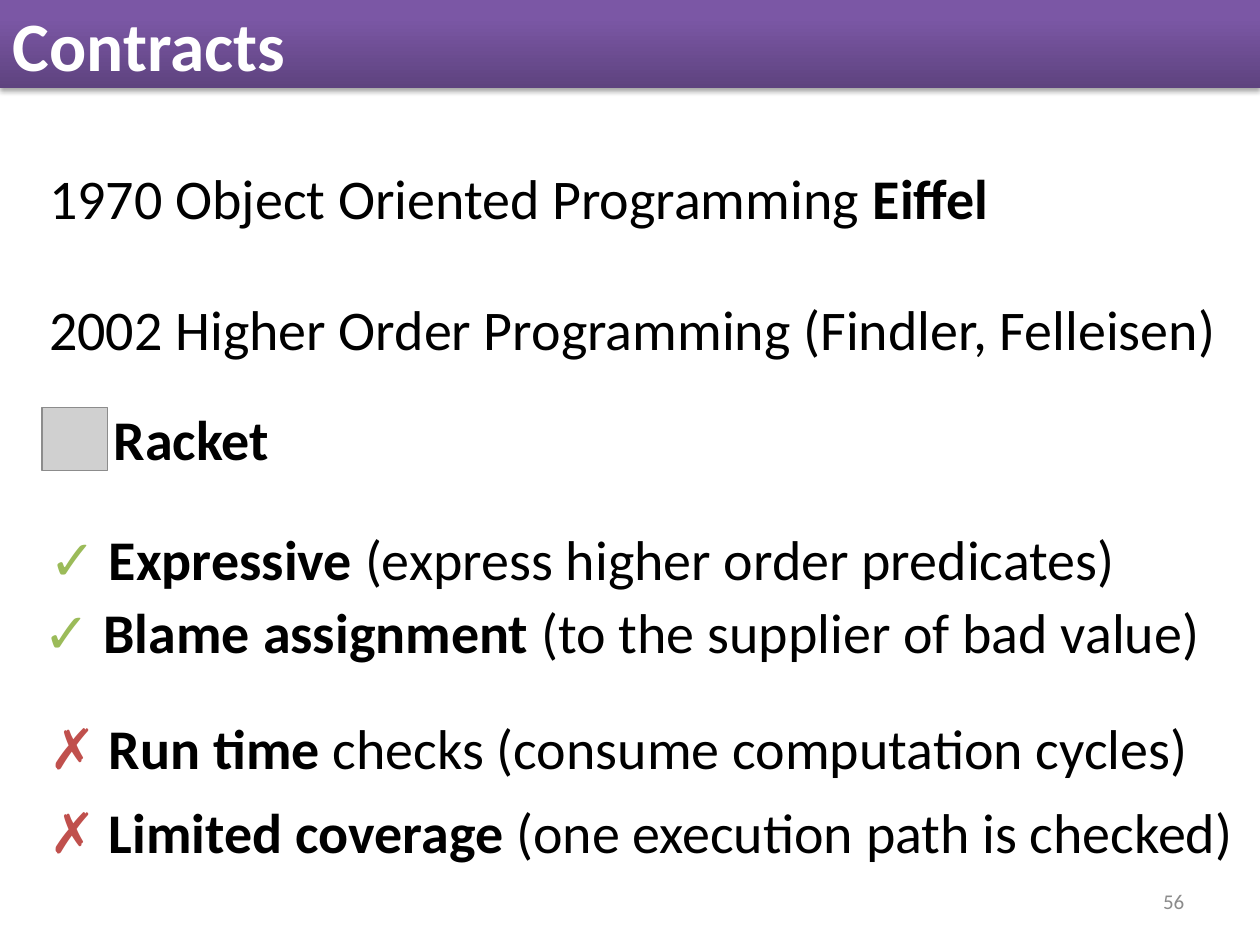
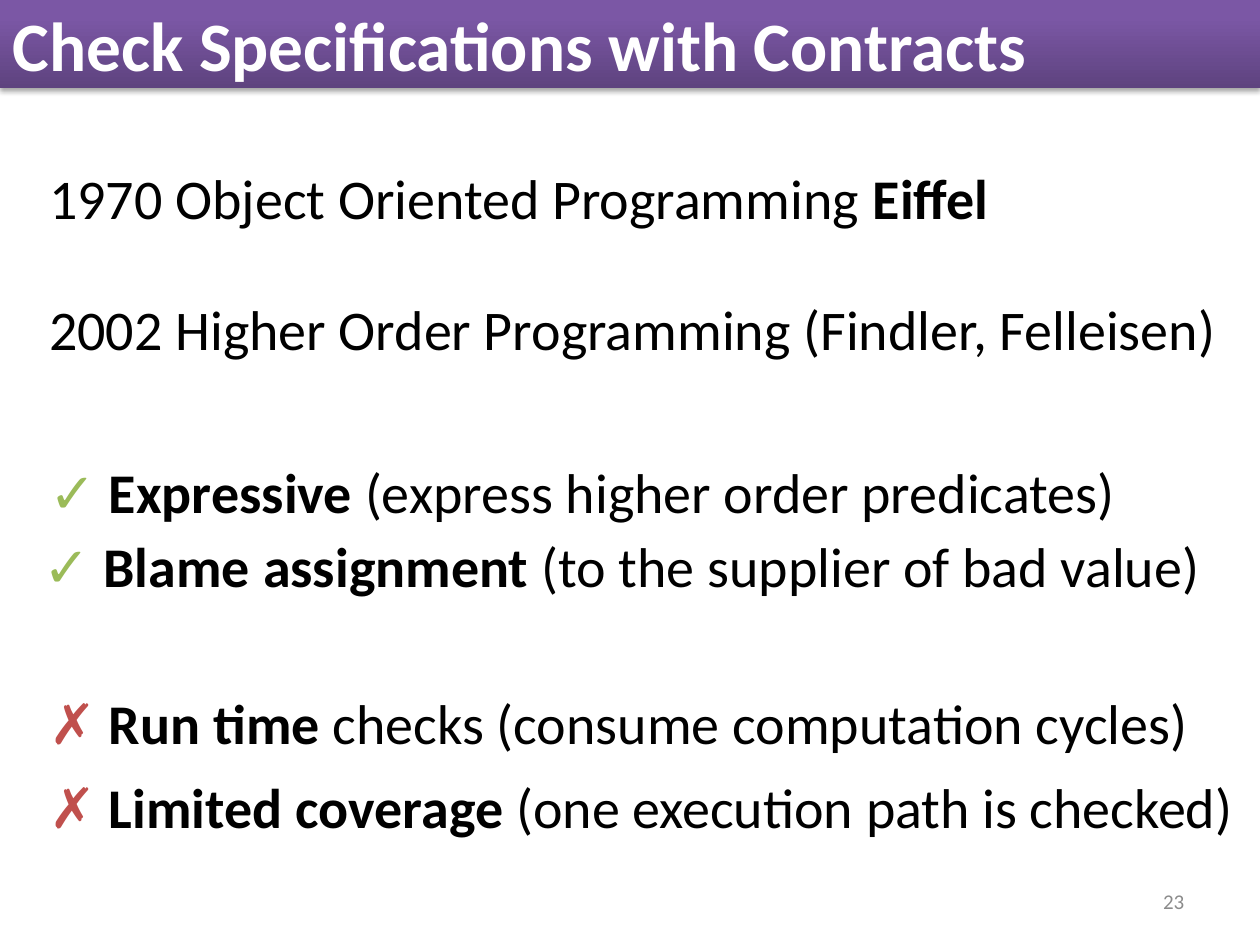
Before and after one commit to nikivazou/research_exam, a slide deck: slide 23 of slides/Research_Exam.pptx (slide 56 before the commit). Drawn at 1260x945 pixels with LibreOffice and Linux fonts; fonts in the diff are those of the drawing; grey boxes stand for pictures. Boxes give left, top, right and bottom in pixels: in the first picture for what was removed or moved away, otherwise in the second. Text is boxed around its words. In the diff, an @@ line names an element or a change of style, - is before the commit and + after.

```diff
--- a/slides/Research_Exam.pptx
+++ b/slides/Research_Exam.pptx
@@ title at (x1=13, y1=22, x2=1026, y2=89): text changed @@
-Contracts
+Check Specifications with Contracts
@@ picture removed at (x1=42, y1=407, x2=107, y2=470) @@
@@ text removed at (x1=114, y1=420, x2=269, y2=461) @@
-Racket
@@ text "✓ Expressive (express higher order ..." moved from (x1=109, y1=539, x2=1114, y2=590) to (x1=109, y1=472, x2=1114, y2=523) @@
@@ text "✓ Blame assignment (to the ..." moved from (x1=104, y1=612, x2=1199, y2=663) to (x1=104, y1=546, x2=1199, y2=597) @@
@@ text "✗ Run time checks (consume ..." moved from (x1=109, y1=728, x2=1187, y2=778) to (x1=109, y1=703, x2=1187, y2=753) @@
@@ text "✗ Limited coverage (one execution ..." moved from (x1=109, y1=812, x2=1232, y2=863) to (x1=109, y1=787, x2=1232, y2=838) @@
@@ page number at (x1=1163, y1=895, x2=1184, y2=909): text changed @@
-56
+23
```
Also in this commit, not shown: 55 other slides changed, 8 slides added, 34 slides removed, 1 other file.
